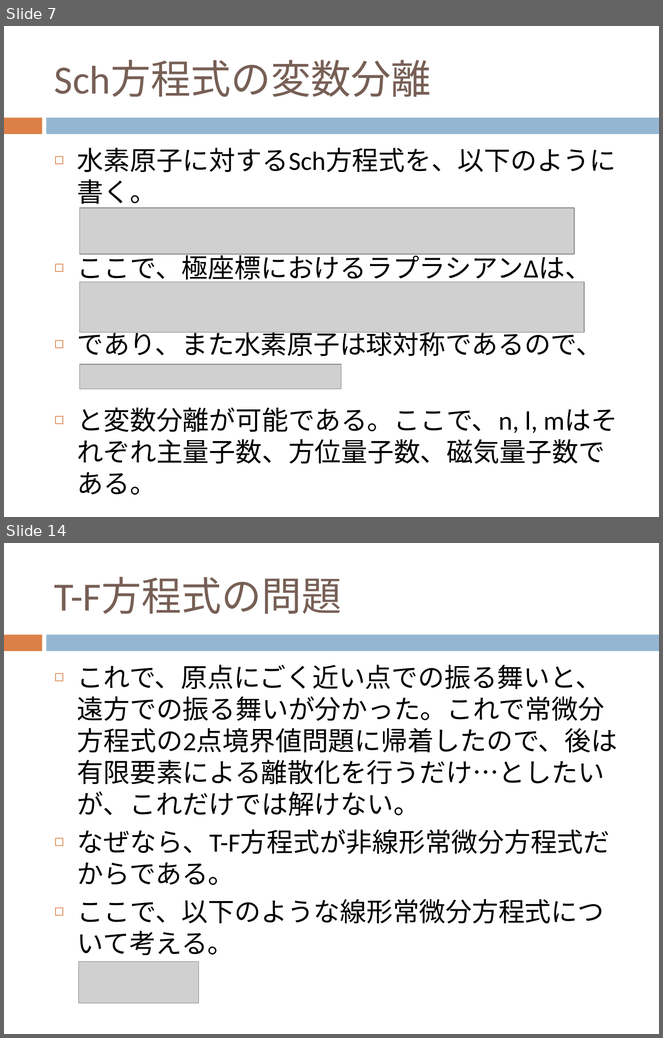
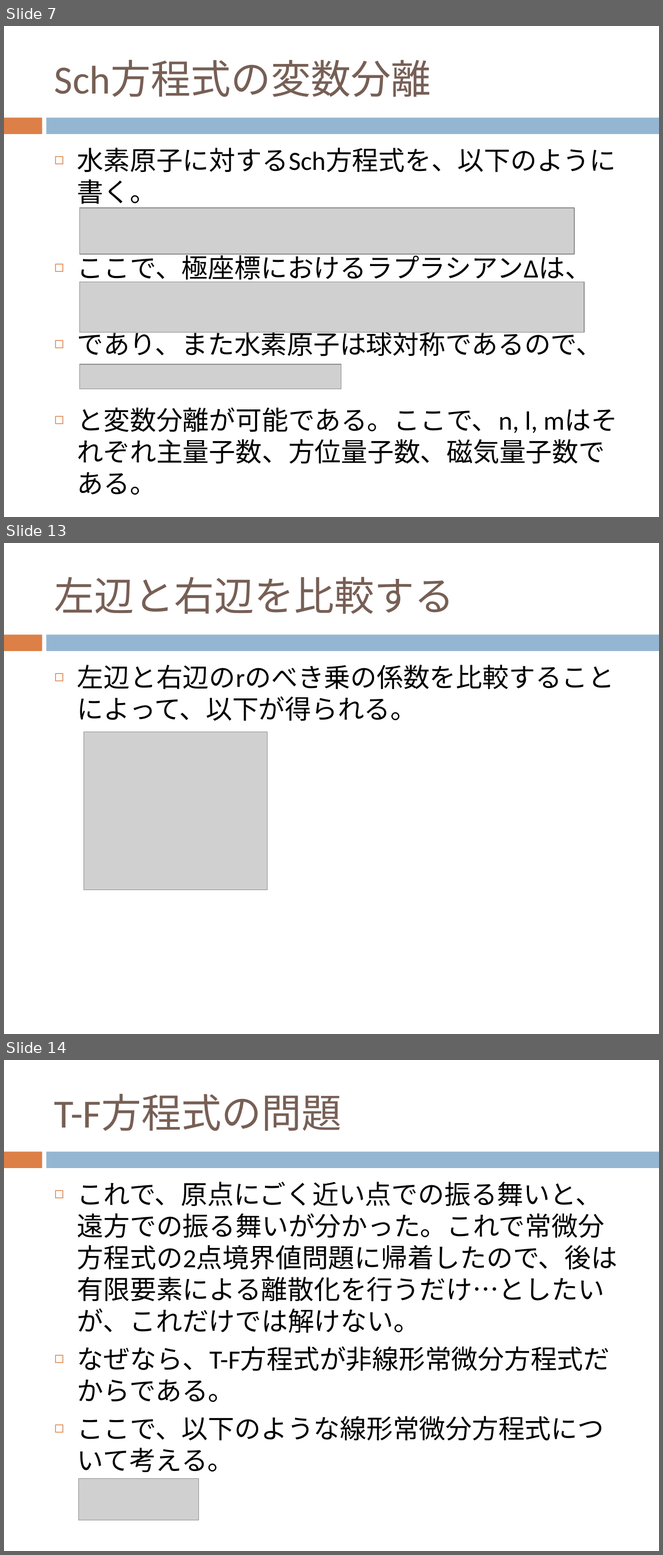
Before and after one commit to dc1394/fukui_sono2, a slide deck: 福井技術者の集いその2_発表資料スライド.pptx. Shown one above the other, each under a label of ours: slides 7 and 14 before the commit, slides 7, 13 and 14 after it; the slides between them are not shown. The pictures are 663x1038 and 663x1555 pixels, drawn with LibreOffice and Linux fonts; fonts in the diff are those of the drawing; grey boxes stand for pictures. Boxes give left, top, right and bottom in pixels: in the first picture for what was removed or moved away, otherwise in the second. Text is boxed around its words. In the diff, an @@ line names an element or a change of style, - is before the commit and + after.

```diff
--- a/福井技術者の集いその2_発表資料スライド.pptx
+++ b/福井技術者の集いその2_発表資料スライド.pptx
@@ slide 13 added at [4, 543, 659, 1034], background #FFFFFF; not listed: 2 template elements that a slide beside it also shows @@
@@ title added at [54, 577, 455, 614], 44 pt, text #775F55 @@
+左辺と右辺を比較する
@@ text added at [77, 665, 614, 721], 29 pt, text #000000 @@
+◻ 左辺と右辺のrのべき乗の係数を比較することによって、以下が得られる。
@@ picture added at [84, 732, 268, 890] @@
```
Also in this commit, not shown: 6 slides changed, 1 other slide added, 4 slides removed, 2 other files.
